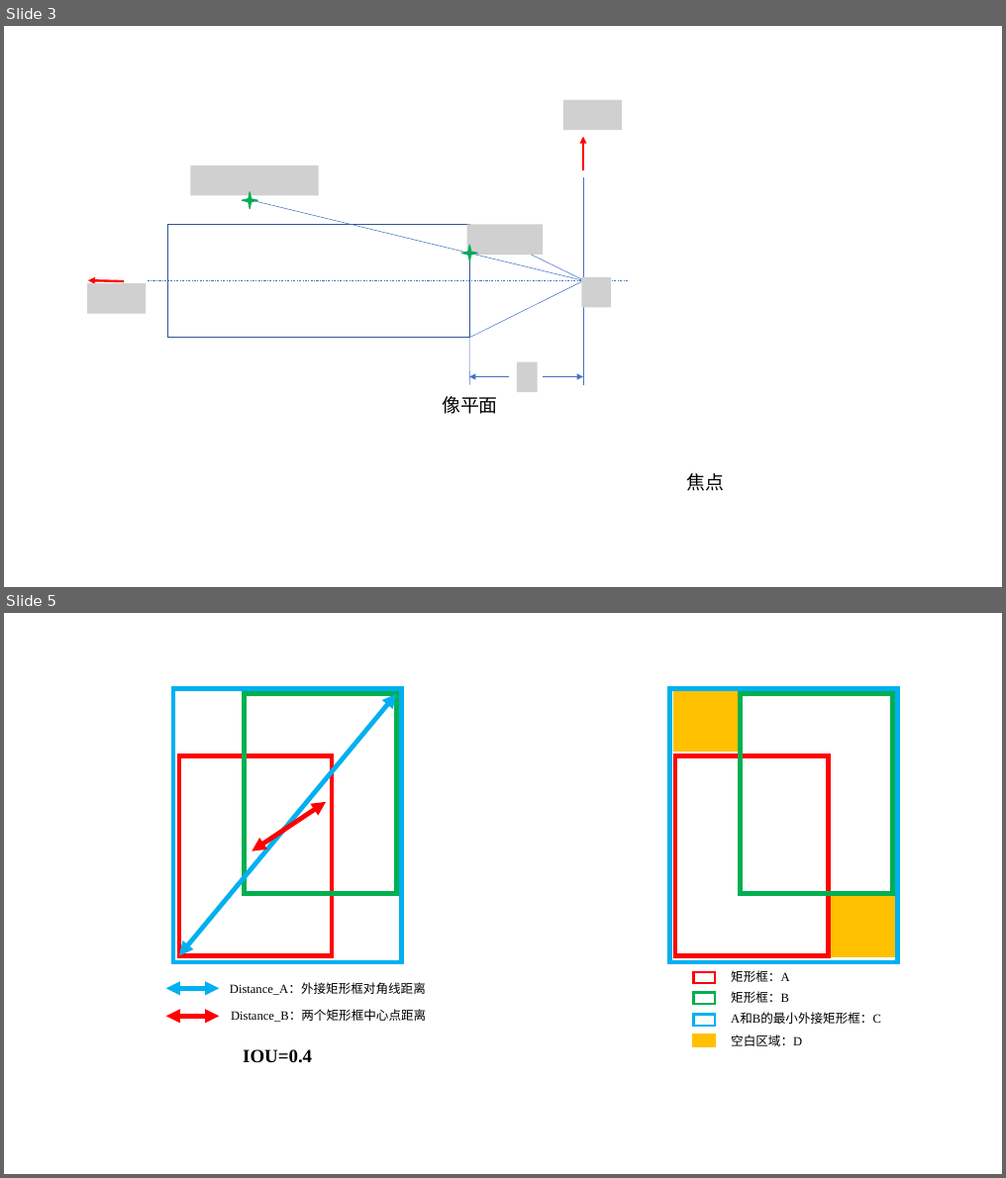
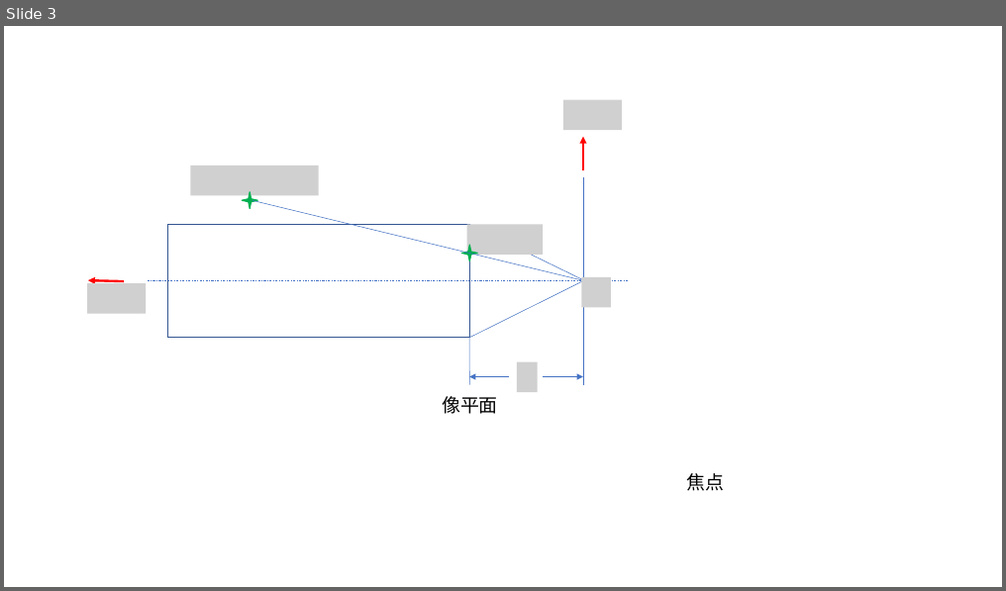
Before and after one commit to fengye2two/sichuan-university, a slide deck: 论文初稿/配图/论文用图.pptx. Shown one above the other, each under a label of ours: slides 3 and 5 before the commit, slide 3 after it; the slides between them are not shown. The pictures are 1006x1178 and 1006x591 pixels, drawn with LibreOffice and Linux fonts; fonts in the diff are those of the drawing; grey boxes stand for pictures. Boxes give left, top, right and bottom in pixels: in the first picture for what was removed or moved away, otherwise in the second. Text is boxed around its words. In the diff, an @@ line names an element or a change of style, - is before the commit and + after.

```diff
--- a/论文初稿/配图/论文用图.pptx
+++ b/论文初稿/配图/论文用图.pptx
@@ slide 5 removed at box(4, 613, 1002, 1174), background #FFFFFF @@
@@ rectangle removed at box(173, 688, 402, 962) @@
@@ double arrow removed from (396, 694) to (179, 956) @@
@@ rectangle removed at box(244, 694, 396, 894) @@
@@ rectangle removed at box(669, 688, 898, 962) @@
@@ rectangle removed at box(675, 694, 736, 750) @@
@@ rectangle removed at box(740, 694, 893, 894) @@
@@ rectangle removed at box(179, 756, 332, 956) @@
@@ rectangle removed at box(675, 756, 829, 956) @@
@@ double arrow removed from (252, 851) to (326, 802) @@
@@ rectangle removed at box(834, 899, 893, 956) @@
@@ double arrow removed from (219, 989) to (166, 989) @@
@@ text removed at box(230, 984, 426, 995) @@
-Distance_A：外接矩形框对角线距离
@@ rectangle removed at box(693, 972, 715, 983) @@
@@ rectangle removed at box(693, 992, 715, 1004) @@
@@ text removed at box(731, 970, 789, 982) @@
-矩形框：A
@@ text removed at box(731, 991, 789, 1003) @@
-矩形框：B
@@ double arrow removed from (219, 1017) to (166, 1017) @@
@@ text removed at box(231, 1010, 426, 1022) @@
-Distance_B：两个矩形框中心点距离
@@ rectangle removed at box(693, 1014, 715, 1026) @@
@@ text removed at box(731, 1013, 881, 1024) @@
-A和B的最小外接矩形框：C
@@ text removed at box(243, 1050, 312, 1063) @@
-IOU=0.4
@@ rectangle removed at box(693, 1035, 715, 1047) @@
@@ text removed at box(731, 1035, 802, 1047) @@
-空白区域：D
```
Also in this commit, not shown: 1 slide added, 1 other slide removed, 2 other files.
